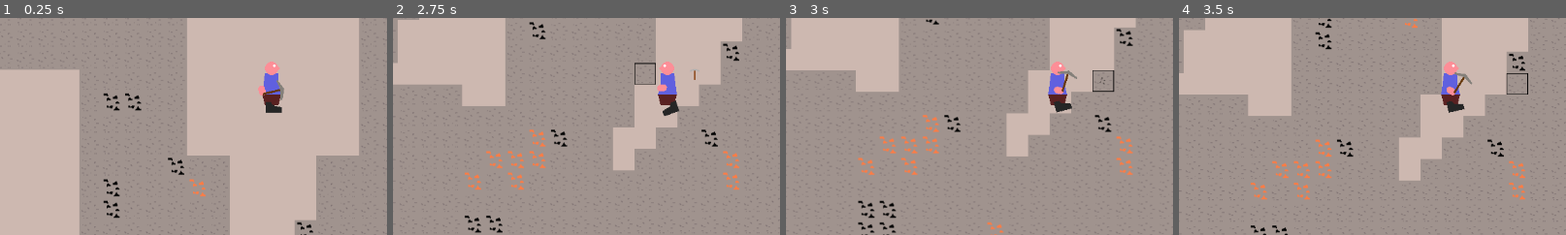
Above: before the commit, frames 1-4 (left to right).
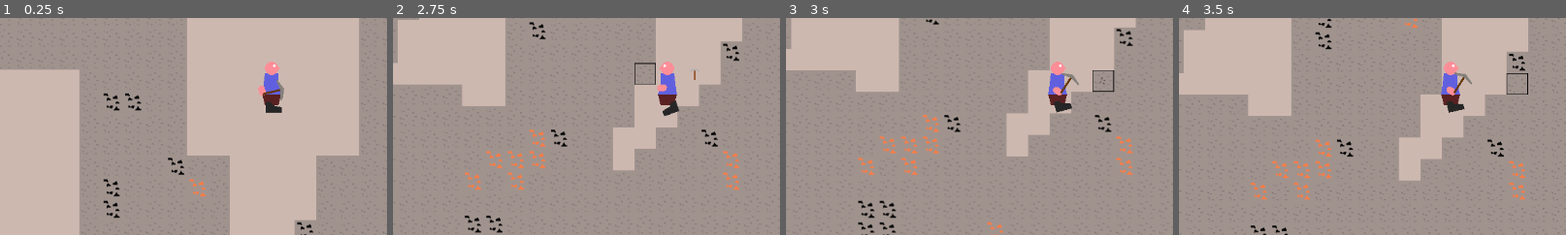
Above: after the commit, the same moments.

Repository: Griiimon/2D-Mining-Sandbox
Game: Godot game, scene res://scenes/game.tscn
Same seed, same stepped clock (60 frames per second), same inputs: the game is played once before the commit and once after it. The engine's default icon, where the game draws it, is replaced by a stand-in: a white triangle on a blue panel in a dark square.
Inputs (mouse positions are % of the whole screen's width and height, from its top left):
- Up to frame 1 (0.25 s): no input
- Up to frame 2 (2.75 s): move the mouse to (45, 70) at 0.52 s; hold D (right) 0.53-2.03 s; tap X (drop_item) at 0.6 s; click (45, 70) at 0.67 s; tap Up (jump) at 0.77, 1.52 s; move the mouse to (80, 65) at 1.27 s; tap F (interact) at 1.35 s; move the mouse to (20, 35) at 2.02 s; hold A (left) from 2.03 s (still down); tap E (next_hotbar_item) at 2.1 s
- Up to frame 3 (3 s): keep holding A (left); move the mouse to (55, 50) at 2.77 s; tap Q (previous_hotbar_item) at 2.85 s; click (55, 50) at 2.92 s
- Up to frame 4 (3.5 s): keep holding A (left); tap Up (jump) at 3.02 s
The pictures show only the part of the screen within x 15-65%, y 34-84%; the shares and areas given below are measured in that part.

Frames 1-2 are identical in both runs. In frame 3, 0.2% of the frame differs, in the area x 68-76%, y 24-36%; in frame 4, nothing differs.

Commit message:
make animation names lower case

Diff:
--- a/scenes/player.tscn
+++ b/scenes/player.tscn
@@ -10,8 +10,47 @@
 [sub_resource type="RectangleShape2D" id="RectangleShape2D_wumd6"]
 size = Vector2(40, 60)
 
+[sub_resource type="Animation" id="Animation_6y2c6"]
+length = 0.001
+tracks/0/type = "value"
+tracks/0/imported = false
+tracks/0/enabled = true
+tracks/0/path = NodePath("Body/Look Pivot/Shoulder:rotation")
+tracks/0/interp = 1
+tracks/0/loop_wrap = true
+tracks/0/keys = {
+"times": PackedFloat32Array(0),
+"transitions": PackedFloat32Array(1),
+"update": 0,
+"values": [0.0]
+}
+tracks/1/type = "value"
+tracks/1/imported = false
+tracks/1/enabled = true
+tracks/1/path = NodePath("Body/Look Pivot/Shoulder/Hand:rotation")
+tracks/1/interp = 1
+tracks/1/loop_wrap = true
+tracks/1/keys = {
+"times": PackedFloat32Array(0),
+"transitions": PackedFloat32Array(1),
+"update": 0,
+"values": [0.349066]
+}
+tracks/2/type = "value"
+tracks/2/imported = false
+tracks/2/enabled = true
+tracks/2/path = NodePath("Body/Look Pivot/Shoulder/Hand:position")
+tracks/2/interp = 1
+tracks/2/loop_wrap = true
+tracks/2/keys = {
+"times": PackedFloat32Array(0),
+"transitions": PackedFloat32Array(1),
+"update": 0,
+"values": [Vector2(8, 16)]
+}
+
 [sub_resource type="Animation" id="Animation_6kfkf"]
-resource_name = "Mine"
+resource_name = "mine"
 length = 0.5
 loop_mode = 1
 tracks/0/type = "value"
@@ -39,47 +78,8 @@
 "values": [0.349066, -0.471239, 0.453786]
 }
 
-[sub_resource type="Animation" id="Animation_6y2c6"]
-length = 0.001
-tracks/0/type = "value"
-tracks/0/imported = false
-tracks/0/enabled = true
-tracks/0/path = NodePath("Body/Look Pivot/Shoulder:rotation")
-tracks/0/interp = 1
-tracks/0/loop_wrap = true
-tracks/0/keys = {
-"times": PackedFloat32Array(0),
-"transitions": PackedFloat32Array(1),
-"update": 0,
-"values": [0.0]
-}
-tracks/1/type = "value"
-tracks/1/imported = false
-tracks/1/enabled = true
-tracks/1/path = NodePath("Body/Look Pivot/Shoulder/Hand:rotation")
-tracks/1/interp = 1
-tracks/1/loop_wrap = true
-tracks/1/keys = {
-"times": PackedFloat32Array(0),
-"transitions": PackedFloat32Array(1),
-"update": 0,
-"values": [0.349066]
-}
-tracks/2/type = "value"
-tracks/2/imported = false
-tracks/2/enabled = true
-tracks/2/path = NodePath("Body/Look Pivot/Shoulder/Hand:position")
-tracks/2/interp = 1
-tracks/2/loop_wrap = true
-tracks/2/keys = {
-"times": PackedFloat32Array(0),
-"transitions": PackedFloat32Array(1),
-"update": 0,
-"values": [Vector2(8, 16)]
-}
-
 [sub_resource type="Animation" id="Animation_t0jmi"]
-resource_name = "Stab"
+resource_name = "stab"
 tracks/0/type = "value"
 tracks/0/imported = false
 tracks/0/enabled = true
@@ -124,9 +124,9 @@
 
 [sub_resource type="AnimationLibrary" id="AnimationLibrary_qvefq"]
 _data = {
-"Mine": SubResource("Animation_6kfkf"),
 "RESET": SubResource("Animation_6y2c6"),
-"Stab": SubResource("Animation_t0jmi")
+"mine": SubResource("Animation_6kfkf"),
+"stab": SubResource("Animation_t0jmi")
 }
 
 [sub_resource type="Animation" id="Animation_1dm2i"]
